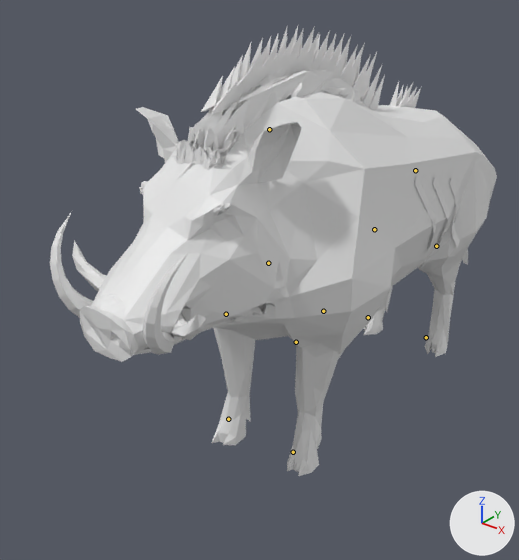
A saved change to the Blender file art/kit/creatures/creature.boar_king/creature.boar_king.blend.
One viewpoint serves both versions: a 50 mm camera at (1.34, -1.98, 1.73) aimed at (-0.07, -0.22, 0.64). Every picture has the same lights, and +X, +Y and +Z are marked at lower right. The picture after the commit comes second. The bones that change, and the others that lie on the model, are drawn over the model as lines.

Names of what the first picture shows: 'Body'.
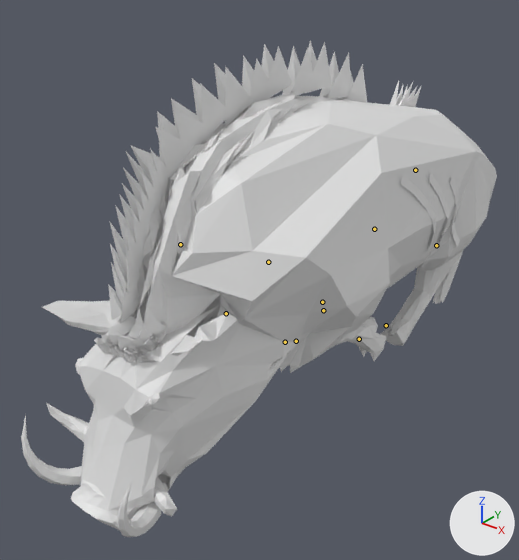
The newer file adds an action. The first version stands in its rest pose; the second is drawn at frame 6 of the action 'Charge'.

What differs and where, as boxes [x1, y1, x2, y2] in the pictures (519 x 560 px):
```json
{"object": "Body", "change": "posed", "before": [50, 26, 497, 476], "after": [21, 41, 497, 537], "on screen": "6% wider, 10% taller"}
{"bone": "FrontLeg.L", "before": "(296, 342) to (296, 343)", "after": "(296, 341) to (296, 341)"}
{"bone": "BackLeg.L", "before": "(436, 246) to (436, 247)", "after": "(436, 245) to (436, 246)"}
{"bone": "Neck", "before": "(268, 263) to (268, 262)", "after": "(268, 262) to (268, 262)"}
{"bone": "Head", "before": "(269, 129) to (268, 129)", "after": "(180, 244) to (179, 246)"}
{"bone": "FrontLeg.R", "before": "(226, 314) to (226, 315)", "after": "(226, 313) to (226, 313)"}
{"bone": "BackLeg.R", "before": "(374, 229) to (374, 230)", "after": "(374, 229) to (374, 229)"}
```

Scene script edits in JSON lines:
```json
{"block": "bone_frontleg_l", "where": "bone_frontleg_l = bpy.data.objects['AnimalArmature'].pose.bones['FrontLeg.L']  # child of 'All'"}
{"op": "set", "path": "bone_frontleg_l.rotation_quaternion", "old": "(1.0, 0.0, 0.0, 0.0)", "new": "(0.838, 0.0, 0.0, -0.546)", "note": "degrees (0, 0, 0) -> degrees (0, 0, -66)"}
{"block": "bone_backleg_l", "where": "bone_backleg_l = bpy.data.objects['AnimalArmature'].pose.bones['BackLeg.L']  # child of 'All'"}
{"op": "set", "path": "bone_backleg_l.rotation_quaternion", "old": "(1.0, 0.0, 0.0, 0.0)", "new": "(0.859, 0.0, 0.0, 0.512)", "note": "degrees (0, 0, 0) -> degrees (0, 0, 62)"}
{"block": "bone_neck", "where": "bone_neck = bpy.data.objects['AnimalArmature'].pose.bones['Neck']  # child of 'Body'"}
{"op": "set", "path": "bone_neck.rotation_quaternion", "old": "(1.0, 0.0, 0.0, 0.0)", "new": "(0.849, 0.529, 0.0, 0.0)", "note": "degrees (0, 0, 0) -> degrees (64, 0, 0)"}
{"block": "bone_head", "where": "bone_head = bpy.data.objects['AnimalArmature'].pose.bones['Head']  # child of 'Neck'"}
{"op": "set", "path": "bone_head.rotation_quaternion", "old": "(1.0, 0.0, 0.0, 0.0)", "new": "(-0.961, -0.276, 0.0, 0.0)", "note": "degrees (0, 0, 0) -> degrees (32, 0, 0)"}
{"block": "bone_frontleg_r", "where": "bone_frontleg_r = bpy.data.objects['AnimalArmature'].pose.bones['FrontLeg.R']  # child of 'All'"}
{"op": "set", "path": "bone_frontleg_r.rotation_quaternion", "old": "(1.0, 0.0, 0.0, 0.0)", "new": "(-0.901, 0.0, 0.0, -0.434)", "note": "degrees (0, 0, 0) -> degrees (0, 0, 51)"}
{"block": "bone_backleg_r", "where": "bone_backleg_r = bpy.data.objects['AnimalArmature'].pose.bones['BackLeg.R']  # child of 'All'"}
{"op": "set", "path": "bone_backleg_r.rotation_quaternion", "old": "(1.0, 0.0, 0.0, 0.0)", "new": "(-0.853, 0.0, 0.0, 0.522)", "note": "degrees (0, 0, 0) -> degrees (0, 0, -63)"}
```
